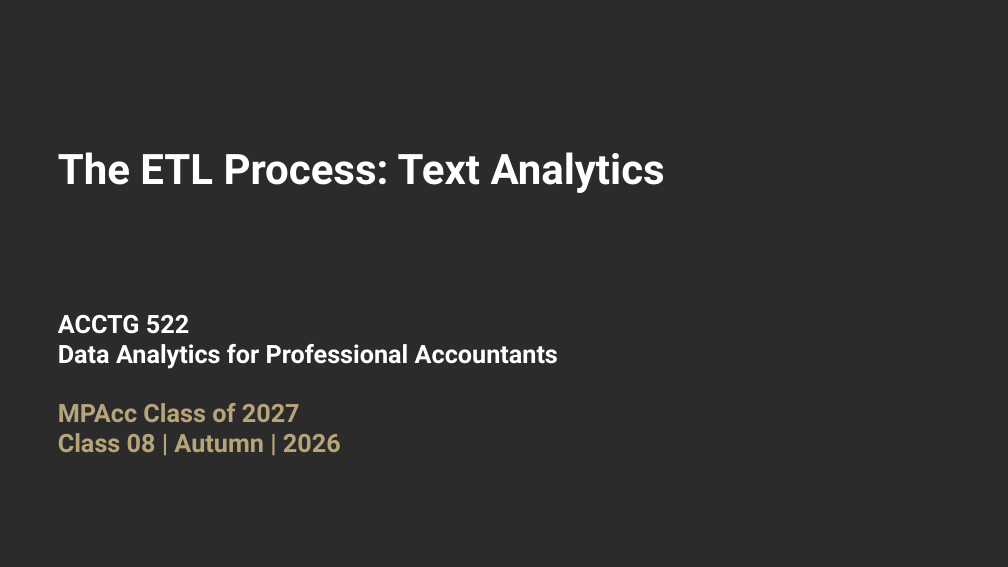
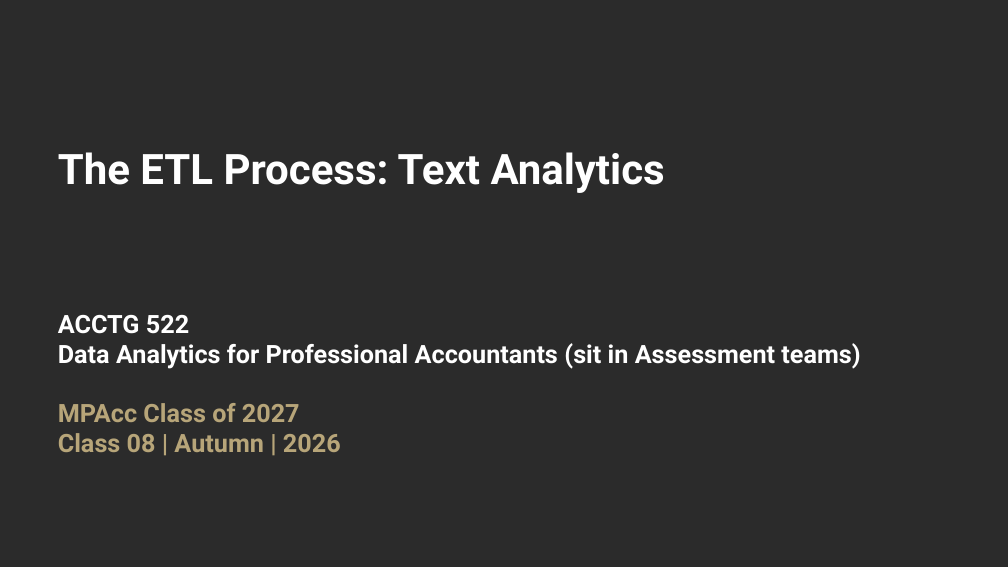
Before and after one commit to ashercurtis/slides.io, a slide deck: slide 1 of ACCTG522/ACCTG522Class08_2026.pptx. Drawn at 1008x567 pixels with LibreOffice and Linux fonts; fonts in the diff are those of the drawing; background and template pictures are left out; a plain dark background stands for a picture behind light text. Boxes give left, top, right and bottom in pixels: in the first picture for what was removed or moved away, otherwise in the second. Text is boxed around its words. In the diff, an @@ line names an element or a change of style, - is before the commit and + after.

```diff
--- a/ACCTG522/ACCTG522Class08_2026.pptx
+++ b/ACCTG522/ACCTG522Class08_2026.pptx
@@ text at box(58, 343, 860, 369): text changed @@
-Data Analytics for Professional Accountants
+Data Analytics for Professional Accountants (sit in Assessment teams)
```
Also in this commit, not shown: 4 other slides changed, 8 slides added, 27 slides removed.
